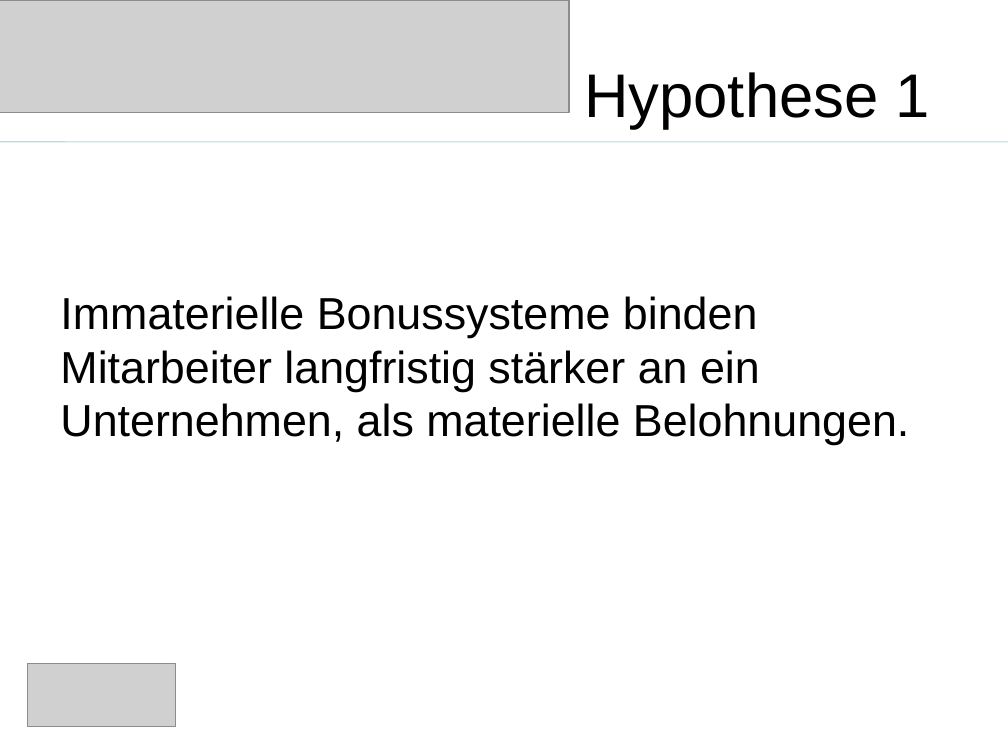
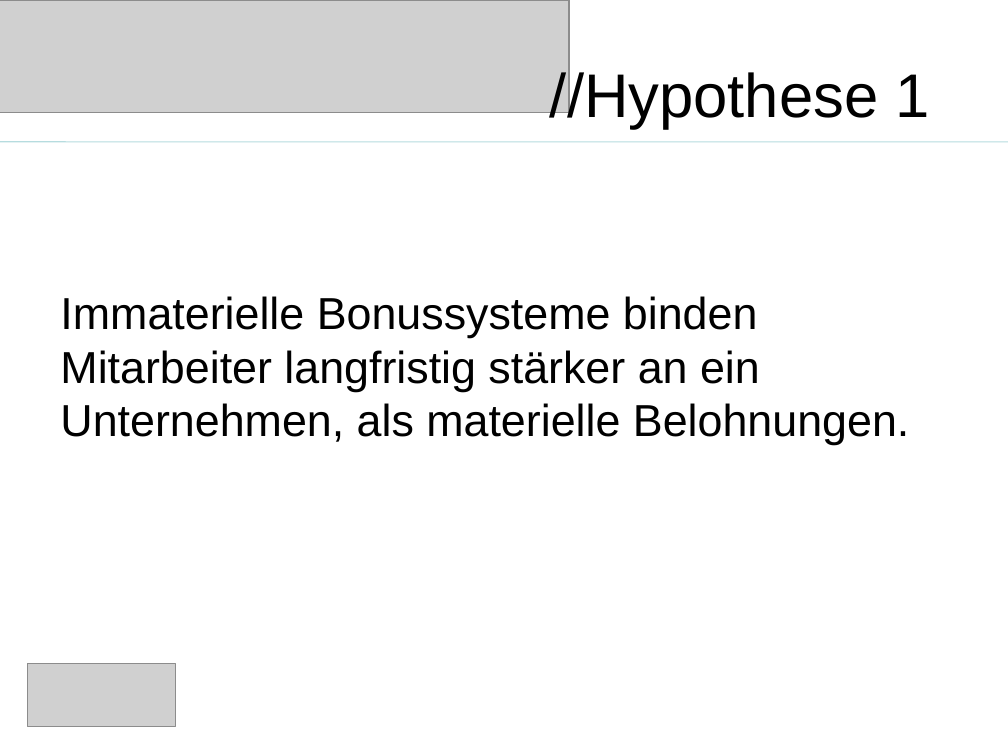
Before and after one commit to saw303/masterstudy, a slide deck: slide 10 of disposition/Präsentation.ppt (slide 5 before the commit). Drawn at 1008x756 pixels with LibreOffice and Linux fonts; fonts in the diff are those of the drawing; grey boxes stand for pictures. Boxes give left, top, right and bottom in pixels: in the first picture for what was removed or moved away, otherwise in the second. Text is boxed around its words. In the diff, an @@ line names an element or a change of style, - is before the commit and + after.

```diff
--- a/disposition/Präsentation.ppt
+++ b/disposition/Präsentation.ppt
@@ title at (550,68,929,129): text changed @@
-Hypothese 1
+//Hypothese 1
```
Also in this commit, not shown: 9 other slides changed, 8 slides added, 5 slides removed, 1 other file.
